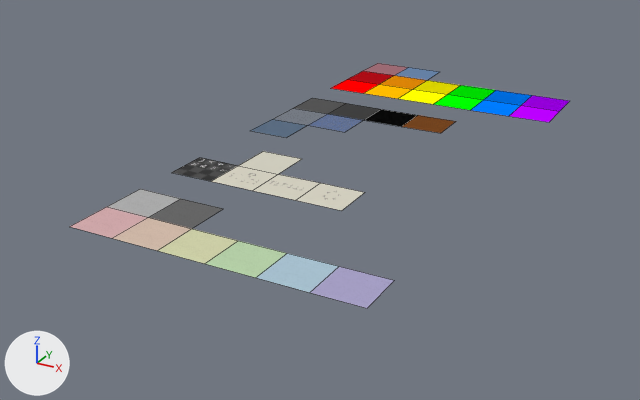
Renders of the Blender file blender_models/Resources.blend from each side of a commit.
The view is the same before and after, from a 50 mm lens placed at (11.5, -24.07, 6.9), pointed at (3.14, -8.87, -0.69). Lighting does not change. The marker at lower left points along +X, +Y and +Z. Mesh edges are drawn as thin lines.
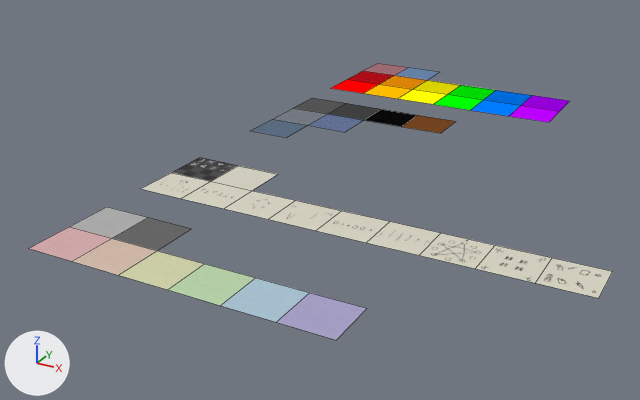
Patch to the scene script:
```diff
--- a/blender_models/Resources.blend.py
+++ b/blender_models/Resources.blend.py
@@ ob_plane_017 @@
 ob_plane_017 = bpy.data.objects.new('Plane.017', me_plane_017)
-ob_plane_017.location = (2.0, -10.0, 0.0)
+ob_plane_017.location = (1.0, -11.0, 0.0)
@@ ob_plane_018 @@
 ob_plane_018 = bpy.data.objects.new('Plane.018', me_plane_018)
-ob_plane_018.location = (2.0, -9.0, 0.0)
+ob_plane_018.location = (2.0, -10.0, 0.0)
@@ ob_plane_019 @@
 ob_plane_019 = bpy.data.objects.new('Plane.019', me_plane_019)
-ob_plane_019.location = (3.0, -10.0, 0.0)
+ob_plane_019.location = (2.0, -11.0, 0.0)
@@ ob_plane_020 @@
 ob_plane_020 = bpy.data.objects.new('Plane.020', me_plane_020)
-ob_plane_020.location = (4.0, -10.0, 0.0)
+ob_plane_020.location = (3.0, -11.0, 0.0)
@@ ob_plane_026 @@
 ob_plane_026 = bpy.data.objects.new('Plane.026', me_plane_026)
-ob_plane_026.location = (2.0, -13.0, 0.0)
+ob_plane_026.location = (2.0, -14.0, 0.0)
@@ ob_plane_027 @@
 ob_plane_027 = bpy.data.objects.new('Plane.027', me_plane_027)
-ob_plane_027.location = (1.0, -13.0, 0.0)
+ob_plane_027.location = (1.0, -14.0, 0.0)
@@ ob_plane_028 @@
 ob_plane_028 = bpy.data.objects.new('Plane.028', me_plane_028)
-ob_plane_028.location = (3.0, -13.0, 0.0)
+ob_plane_028.location = (3.0, -14.0, 0.0)
@@ ob_plane_029 @@
 ob_plane_029 = bpy.data.objects.new('Plane.029', me_plane_029)
-ob_plane_029.location = (4.0, -13.0, 0.0)
+ob_plane_029.location = (4.0, -14.0, 0.0)
@@ ob_plane_030 @@
 ob_plane_030 = bpy.data.objects.new('Plane.030', me_plane_030)
-ob_plane_030.location = (5.0, -13.0, 0.0)
+ob_plane_030.location = (5.0, -14.0, 0.0)
@@ ob_plane_031 @@
 ob_plane_031 = bpy.data.objects.new('Plane.031', me_plane_031)
-ob_plane_031.location = (6.0, -13.0, 0.0)
+ob_plane_031.location = (6.0, -14.0, 0.0)
@@ ob_plane_032 @@
 ob_plane_032 = bpy.data.objects.new('Plane.032', me_plane_032)
-ob_plane_032.location = (1.0, -12.0, 0.0)
+ob_plane_032.location = (1.0, -13.0, 0.0)
@@ ob_plane_033 @@
 ob_plane_033 = bpy.data.objects.new('Plane.033', me_plane_033)
-ob_plane_033.location = (2.0, -12.0, 0.0)
+ob_plane_033.location = (2.0, -13.0, 0.0)
@@ ob_plane_039 @@
+ob_plane_039 = bpy.data.objects.new('Plane.039', me_plane_044)  # 4 vertices, 1 face; spans x -0.5..0.5, y -0.5..0.5, z 0.0; in mat_instructionrecyclebin (picture img_recyclebin_png)
+ob_plane_039.location = (9.0, -11.0, 0.0)
@@ ob_plane_038 @@
+ob_plane_038 = bpy.data.objects.new('Plane.038', me_plane_043)  # 4 vertices, 1 face; spans x -0.5..0.5, y -0.5..0.5, z 0.0; in mat_instructionpatterngrid (picture img_patterngrid_png)
+ob_plane_038.location = (8.0, -11.0, 0.0)
@@ ob_plane_037 @@
+ob_plane_037 = bpy.data.objects.new('Plane.037', me_plane_042)  # 4 vertices, 1 face; spans x -0.5..0.5, y -0.5..0.5, z 0.0; in mat_instructionliquid (picture img_liquid_png)
+ob_plane_037.location = (7.0, -11.0, 0.0)
@@ ob_plane_036 @@
+ob_plane_036 = bpy.data.objects.new('Plane.036', me_plane_041)  # 4 vertices, 1 face; spans x -0.5..0.5, y -0.5..0.5, z 0.0; in mat_instructionhexagons (picture img_hexagons_png)
+ob_plane_036.location = (6.0, -11.0, 0.0)
@@ ob_plane_035 @@
+ob_plane_035 = bpy.data.objects.new('Plane.035', me_plane_040)  # 4 vertices, 1 face; spans x -0.5..0.5, y -0.5..0.5, z 0.0; in mat_instructionscrewrack (picture img_screwrack_png)
+ob_plane_035.location = (5.0, -11.0, 0.0)
@@ ob_plane_034 @@
+ob_plane_034 = bpy.data.objects.new('Plane.034', me_plane_034)  # 4 vertices, 1 face; spans x -0.5..0.5, y -0.5..0.5, z 0.0; in mat_instructiontoolrack (picture img_toolrack_png)
+ob_plane_034.location = (4.0, -11.0, 0.0)
```

Pixel boxes (x1, y1, x2, y2) of what changed, in the pictures (640 x 400 px):
'Plane.031', moved
    before: (310, 266, 395, 308)
    after: (277, 293, 367, 340)
'Plane.030', moved
    before: (256, 253, 339, 293)
    after: (220, 278, 309, 322)
'Plane.029', moved
    before: (205, 241, 287, 278)
    after: (168, 264, 255, 305)
'Plane.028', moved
    before: (157, 229, 238, 264)
    after: (119, 251, 204, 290)
'Plane.026', moved
    before: (113, 218, 191, 251)
    after: (72, 238, 156, 275)
'Plane.027', moved
    before: (70, 207, 148, 238)
    after: (28, 227, 112, 261)
'Plane.033', moved
    before: (148, 199, 222, 229)
    after: (113, 218, 191, 251)
'Plane.032', moved
    before: (107, 189, 181, 217)
    after: (70, 207, 148, 238)
'Plane.020', moved
    before: (296, 183, 365, 211)
    after: (224, 191, 296, 219)
'Plane.019', moved
    before: (252, 174, 320, 200)
    after: (181, 181, 252, 209)
'Plane.017', moved
    before: (212, 166, 278, 190)
    after: (141, 173, 211, 198)
'Plane.039', added
    after: (536, 258, 613, 298)
'Plane.038', added
    after: (476, 245, 552, 283)
'Plane.018', moved
    before: (238, 151, 302, 174)
    after: (212, 166, 278, 190)
'Plane.037', added
    after: (419, 233, 495, 269)
'Plane.036', added
    after: (366, 222, 441, 255)
'Plane.035', added
    after: (316, 211, 390, 243)
'Plane.034', added
    after: (269, 201, 341, 231)
